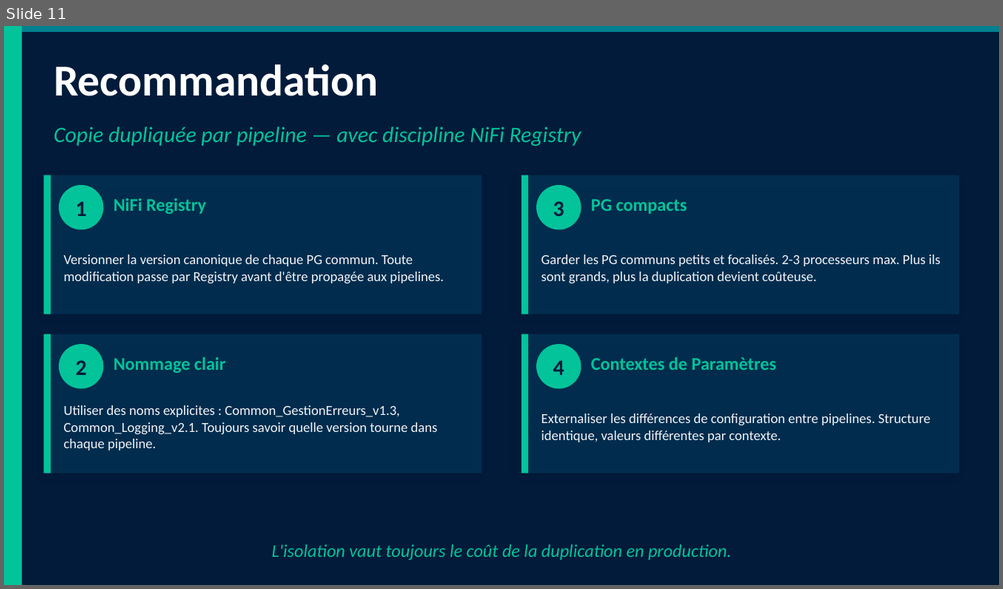
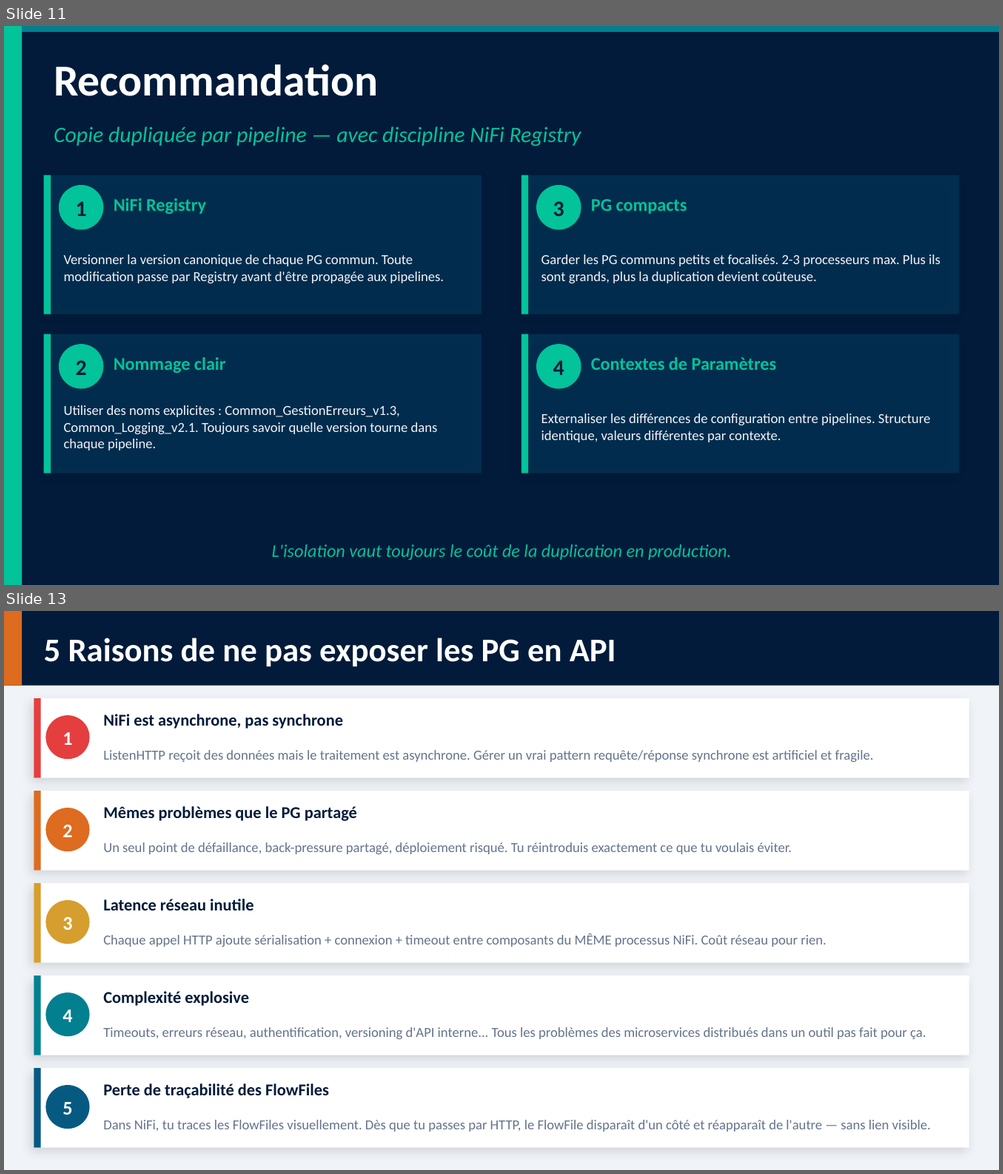
Before and after one commit to MedAmrani/Agents_Layer, a slide deck: nifi_architecture.pptx. Shown one above the other, each under a label of ours: slide 11 before the commit, slides 11 and 13 after it; the slides between them are not shown. The pictures are 1003x589 and 1003x1174 pixels, drawn with LibreOffice and Linux fonts; fonts in the diff are those of the drawing. Boxes give left, top, right and bottom in pixels: in the first picture for what was removed or moved away, otherwise in the second. Text is boxed around its words. In the diff, an @@ line names an element or a change of style, - is before the commit and + after.

```diff
--- a/nifi_architecture.pptx
+++ b/nifi_architecture.pptx
@@ slide 13 added at <box>4,611,999,1170</box>, background #F0F4F8 @@
@@ rectangle added at <box>4,611,999,686</box>, fill #021B3A @@
@@ rectangle added at <box>4,611,22,686</box>, fill #DD6B20 @@
@@ text added at <box>44,638,616,667</box>, 24 pt, text #FFFFFF, bold @@
+5 Raisons de ne pas exposer les PG en API
@@ rectangle added at <box>34,698,969,778</box>, fill #FFFFFF @@
@@ rectangle added at <box>34,698,41,778</box>, fill #E53E3E @@
@@ ellipse added at <box>45,715,90,759</box>, fill #E53E3E @@
@@ text added at <box>103,714,343,729</box>, 12 pt, text #021B3A, bold @@
+NiFi est asynchrone, pas synchrone
@@ text added at <box>62,732,72,745</box>, 14 pt, text #FFFFFF, bold @@
+1
@@ text added at <box>103,750,874,762</box>, 10 pt, text #64748B @@
+ListenHTTP reçoit des données mais le traitement est asynchrone. Gérer un vrai pattern requête/réponse synchrone est artificiel et fragile.
@@ rectangle added at <box>34,791,969,871</box>, fill #FFFFFF @@
@@ rectangle added at <box>34,791,41,871</box>, fill #DD6B20 @@
@@ ellipse added at <box>45,808,90,851</box>, fill #DD6B20 @@
@@ text added at <box>103,806,357,821</box>, 12 pt, text #021B3A, bold @@
+Mêmes problèmes que le PG partagé
@@ text added at <box>62,825,72,837</box>, 14 pt, text #FFFFFF, bold @@
+2
@@ text added at <box>103,843,791,854</box>, 10 pt, text #64748B @@
+Un seul point de défaillance, back-pressure partagé, déploiement risqué. Tu réintroduis exactement ce que tu voulais éviter.
@@ rectangle added at <box>34,883,969,963</box>, fill #FFFFFF @@
@@ rectangle added at <box>34,883,41,963</box>, fill #D69E2E @@
@@ text added at <box>103,899,253,911</box>, 12 pt, text #021B3A, bold @@
+Latence réseau inutile
@@ ellipse added at <box>45,900,90,944</box>, fill #D69E2E @@
@@ text added at <box>62,917,72,930</box>, 14 pt, text #FFFFFF, bold @@
+3
@@ text added at <box>103,934,825,947</box>, 10 pt, text #64748B @@
+Chaque appel HTTP ajoute sérialisation + connexion + timeout entre composants du MÊME processus NiFi. Coût réseau pour rien.
@@ rectangle added at <box>34,976,969,1056</box>, fill #FFFFFF @@
@@ rectangle added at <box>34,976,41,1056</box>, fill #028090 @@
@@ ellipse added at <box>45,993,90,1037</box>, fill #028090 @@
@@ text added at <box>62,1010,72,1022</box>, 14 pt, text #FFFFFF, bold @@
+4
@@ text added at <box>103,991,249,1006</box>, 12 pt, text #021B3A, bold @@
+Complexité explosive
@@ text added at <box>103,1028,925,1039</box>, 10 pt, text #64748B @@
+Timeouts, erreurs réseau, authentification, versioning d'API interne... Tous les problèmes des microservices distribués dans un outil pas fait pour ça.
@@ rectangle added at <box>34,1068,969,1148</box>, fill #FFFFFF @@
@@ rectangle added at <box>34,1068,41,1148</box>, fill #065A82 @@
@@ ellipse added at <box>45,1085,90,1129</box>, fill #065A82 @@
@@ text added at <box>103,1084,329,1099</box>, 12 pt, text #021B3A, bold @@
+Perte de traçabilité des FlowFiles
@@ text added at <box>62,1102,72,1115</box>, 14 pt, text #FFFFFF, bold @@
+5
@@ text added at <box>103,1120,930,1132</box>, 10 pt, text #64748B @@
+Dans NiFi, tu traces les FlowFiles visuellement. Dès que tu passes par HTTP, le FlowFile disparaît d'un côté et réapparaît de l'autre — sans lien visible.
```
Also in this commit, not shown: 5 other slides added.
